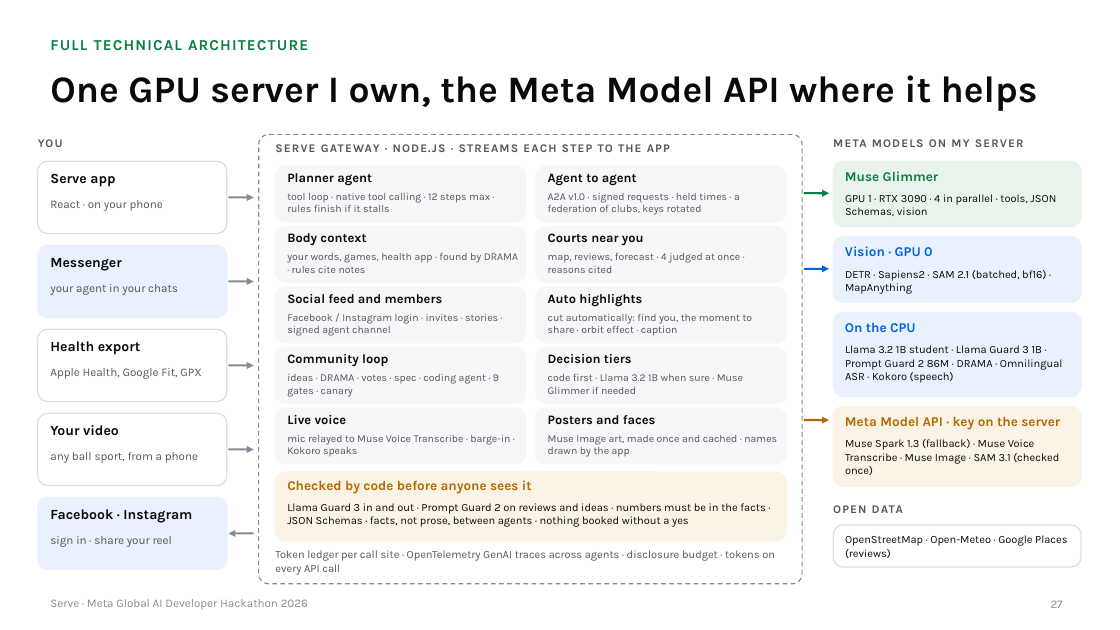
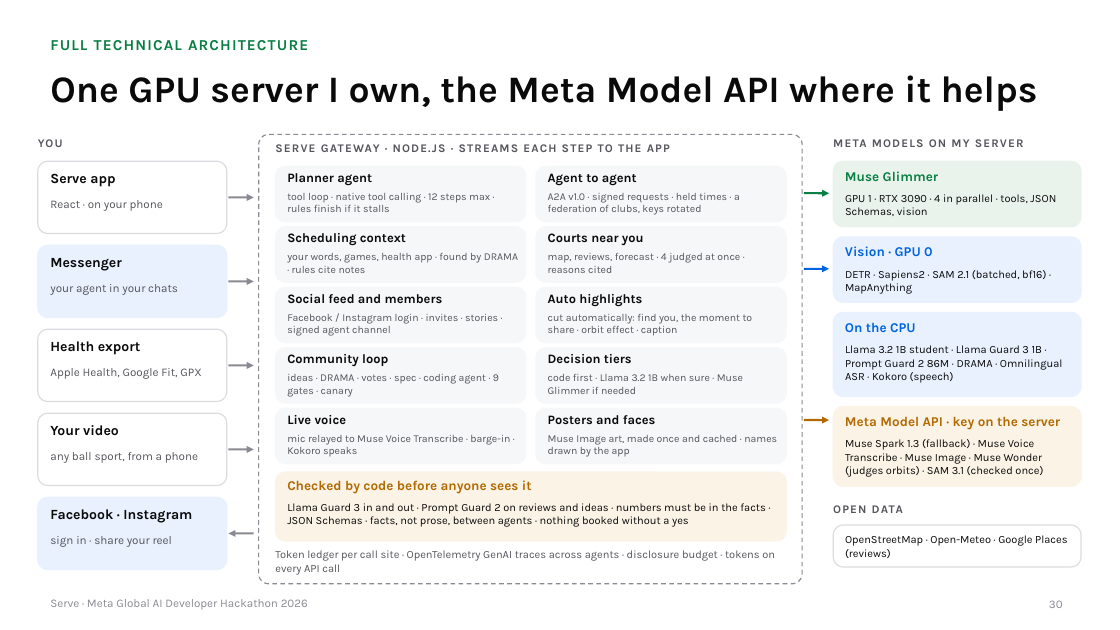
Before and after one commit to gino6178/serve-meta-hackathon, a slide deck: slide 30 of video/deck/Serve_Meta_deck.pptx (slide 27 before the commit). Drawn at 1120x630 pixels with LibreOffice and Linux fonts; fonts in the diff are those of the drawing. Boxes give left, top, right and bottom in pixels: in the first picture for what was removed or moved away, otherwise in the second. Text is boxed around its words. In the diff, an @@ line names an element or a change of style, - is before the commit and + after.

```diff
--- a/video/deck/Serve_Meta_deck.pptx
+++ b/video/deck/Serve_Meta_deck.pptx
@@ text at bbox=[287, 233, 406, 246]: text changed @@
-Body context
+Scheduling context
@@ text at bbox=[845, 439, 1043, 477]: text changed @@
-Muse Spark 1.3 (fallback) · Muse Voice Transcribe · Muse Image · SAM 3.1 (checked once)
+Muse Spark 1.3 (fallback) · Muse Voice Transcribe · Muse Image · Muse Wonder (judges orbits) · SAM 3.1 (checked once)
@@ page number at bbox=[1049, 600, 1063, 608]: text changed @@
-27
+30
```
Also in this commit, not shown: 12 other slides changed, 3 slides added, 1 slide removed, 4 other files.
